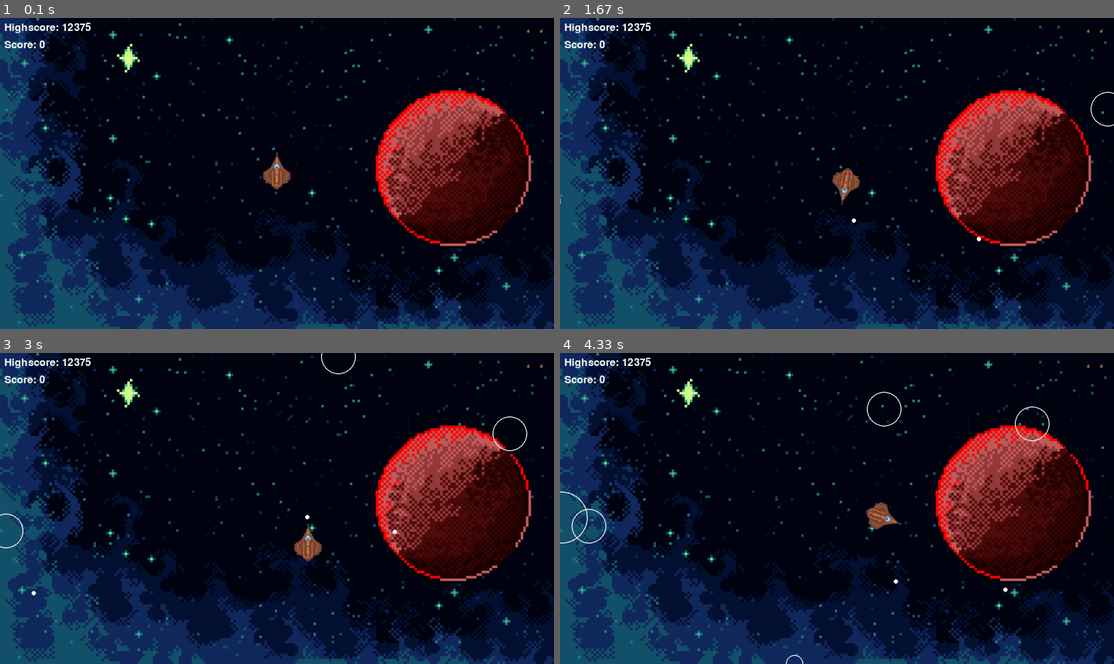
Above: before the commit, frames 1-4 (two rows, left to right).
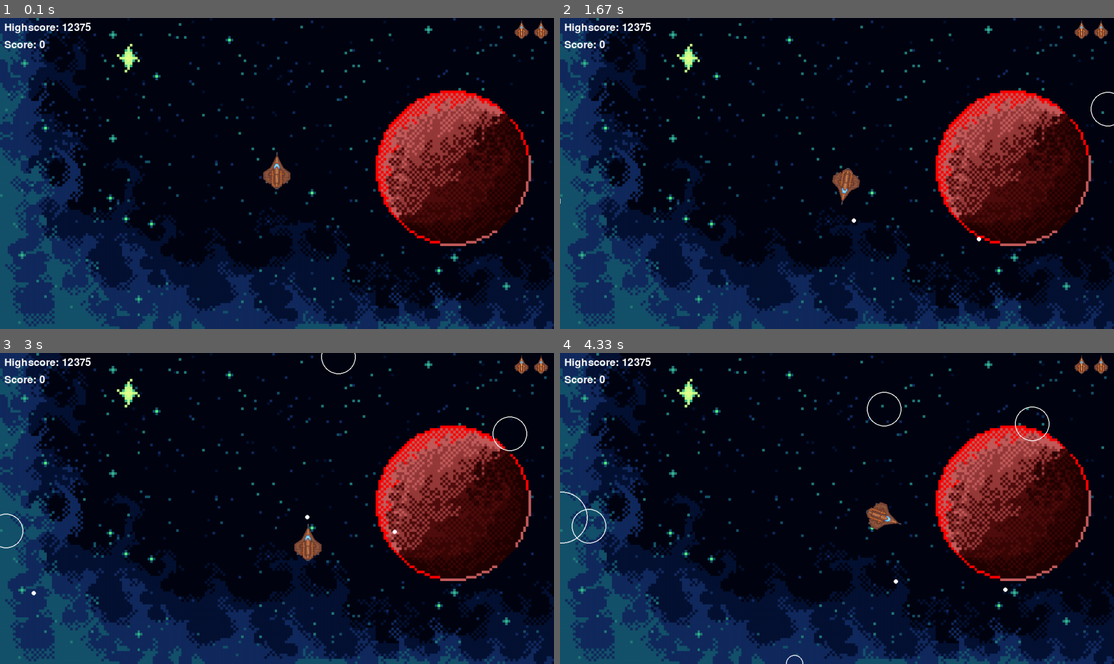
Above: after the commit, the same moments.

Repository: vinetailgames/pygames_asteroids
Game: pygame game, started from main.py
Two runs of this game, one before a commit and one after it. Both use one fixed random seed, a clock stepped at 60 frames per second and the inputs below.
Inputs:
- Up to frame 1 (0.1 s): no input
- Up to frame 2 (1.67 s): tap Space at 0.33, 0.73, 1.03, 1.23, 1.57 s; hold Right 0.67-1.13 s; hold Up 1.17-1.47 s; hold Right from 1.5 s (still down)
- Up to frame 3 (3 s): tap Space at 1.87, 2.07, 2.37, 2.63, 2.93 s; release Right at 1.97 s; hold Left 2-2.53 s; hold Left 2.57-2.97 s
- Up to frame 4 (4.33 s): hold Up 3-3.37 s; tap Space at 3.07, 3.47, 3.77, 4.13 s; hold Right 3.4-4.03 s; hold Left from 4.07 s (still down)

The runs differ from the first frame. In frame 1, 0.2% of the frame differs, in the area x 92-99%, y 0-7%; in frame 2, 0.2%; in frame 3, 0.2%; in frame 4, 0.2%.

Commit message:
bug fix: fixed live icon size and spacing

Diff:
--- a/constants.py
+++ b/constants.py
@@ -16,8 +16,8 @@
 SCORE_LARGE_ASTEROID = 100
 HIGHSCORE_FILE = "highscore.txt"
 PLAYER_MAX_LIVES = 3
-LIFE_ICON_SIZE = 12
-LIFE_ICON_SPACING = 30
+LIFE_ICON_SIZE = 50
+LIFE_ICON_SPACING = 45
 PLAYER_ACCELERATION = 300
 PLAYER_MAX_SPEED = 400
 PLAYER_FRICTION = 0.4
